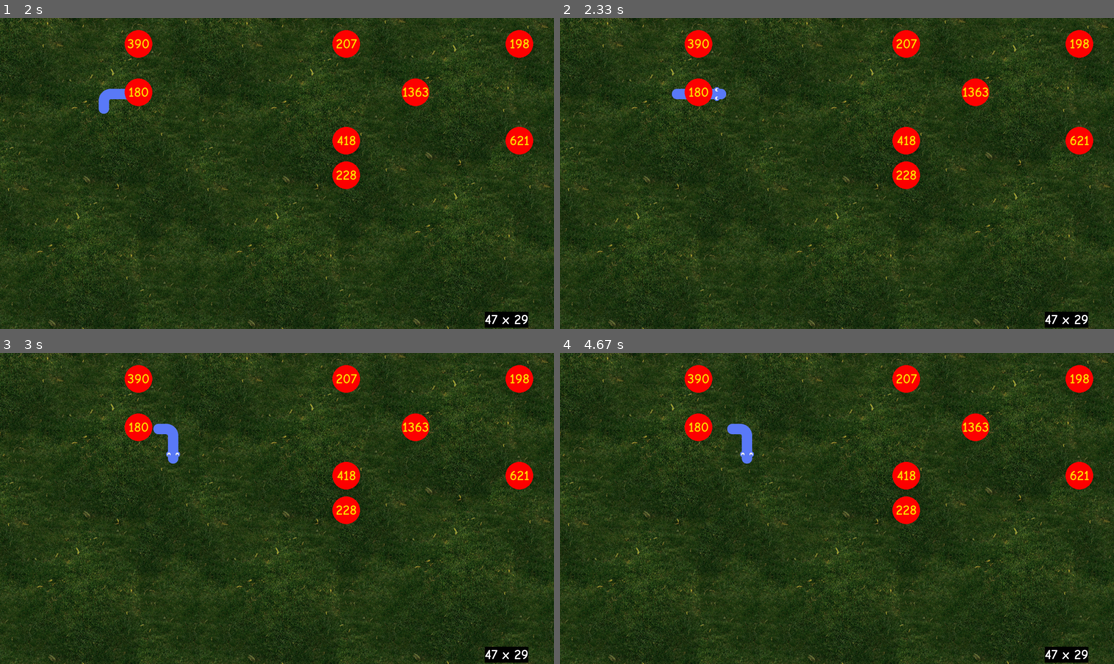
Above: before the commit, frames 1-4 (two rows, left to right).
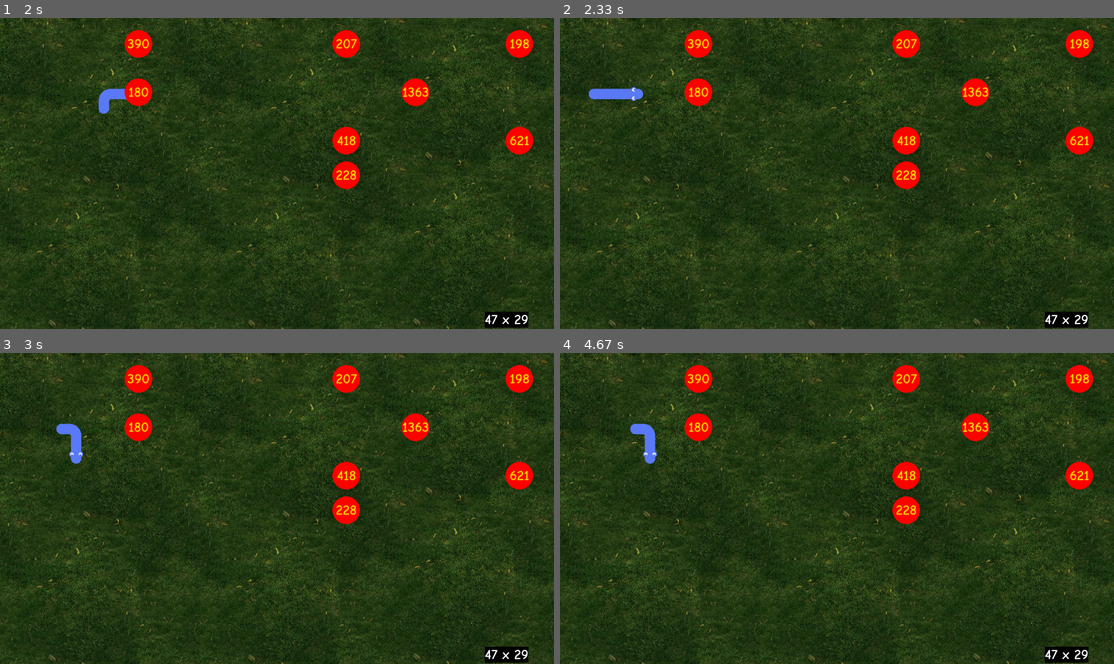
Above: after the commit, the same moments.

Repository: Zeus-HackOlympus/Ganitansh-GUI
Game: pygame game, started from game/game.py
The game is run twice, just before and just after one commit, with the same random seed, the same clock (stepped at 60 frames per second) and the same inputs.
Inputs:
- Up to frame 1 (2 s): tap S at 0.33 s; hold Right 0.67-1.13 s; hold Up 1.17-1.47 s; hold Right 1.5-1.97 s
- Up to frame 2 (2.33 s): hold Left from 2 s (still down)
- Up to frame 3 (3 s): release Left at 2.53 s; hold Down 2.57-2.87 s; hold Left from 2.9 s (still down)
- Up to frame 4 (4.67 s): release Left at 3.3 s; hold Up 3.33-3.7 s; hold Right 3.73-4.37 s; hold Down from 4.4 s (still down)

Frame 1 is identical in both runs. In frame 2, 0.5% of the frame differs, in the area x 5-30%, y 22-27%; in frame 3, 0.7%, in the area x 10-33%, y 22-36%; in frame 4, 0.7%.

Commit message:
Update game.py

Diff:
--- a/game/game.py
+++ b/game/game.py
@@ -107,7 +107,7 @@
 
     def move_snake(self):
 
-        if self.add_block():
+        if self.new_block:
             body = self.body[:]
             body.insert(0, body[0] + self.direction)
             self.body = body[:]
@@ -200,14 +200,17 @@
         print(self.fruit.pos_of_ans)
         rect_target = pygame.Rect(self.co_of_ans[0]-25, self.co_of_ans[1]-25, 50, 50)
         if self.snake.head_rect.colliderect(rect_target):
-            print("COLLISION COLLISION COLLISION COLLISION COLLISION COLLISION COLLISION COLLISION")
+            print("COLLISION")
             self.randomize()
             self.snake.add_block()
             self.snake.play_crunch_sound()
-
-            for block in self.snake.body[1:]:
-                if block == self.snake.body[0]:
-                    self.randomize()
+        for block in self.co_of_random:
+            rect_target1 = pygame.Rect(block[0]-25,block[1]-25,50,50)
+            if self.snake.head_rect.colliderect(rect_target1):
+                self.game_over()
+        for block in self.snake.body[1:]:
+            if block == self.snake.body[0]:
+                self.randomize()
 
     def check_fail(self):
         if (self.snake.body[0].x > screen.get_width() - 50) or (self.snake.body[0].y > screen.get_height() - 50):
